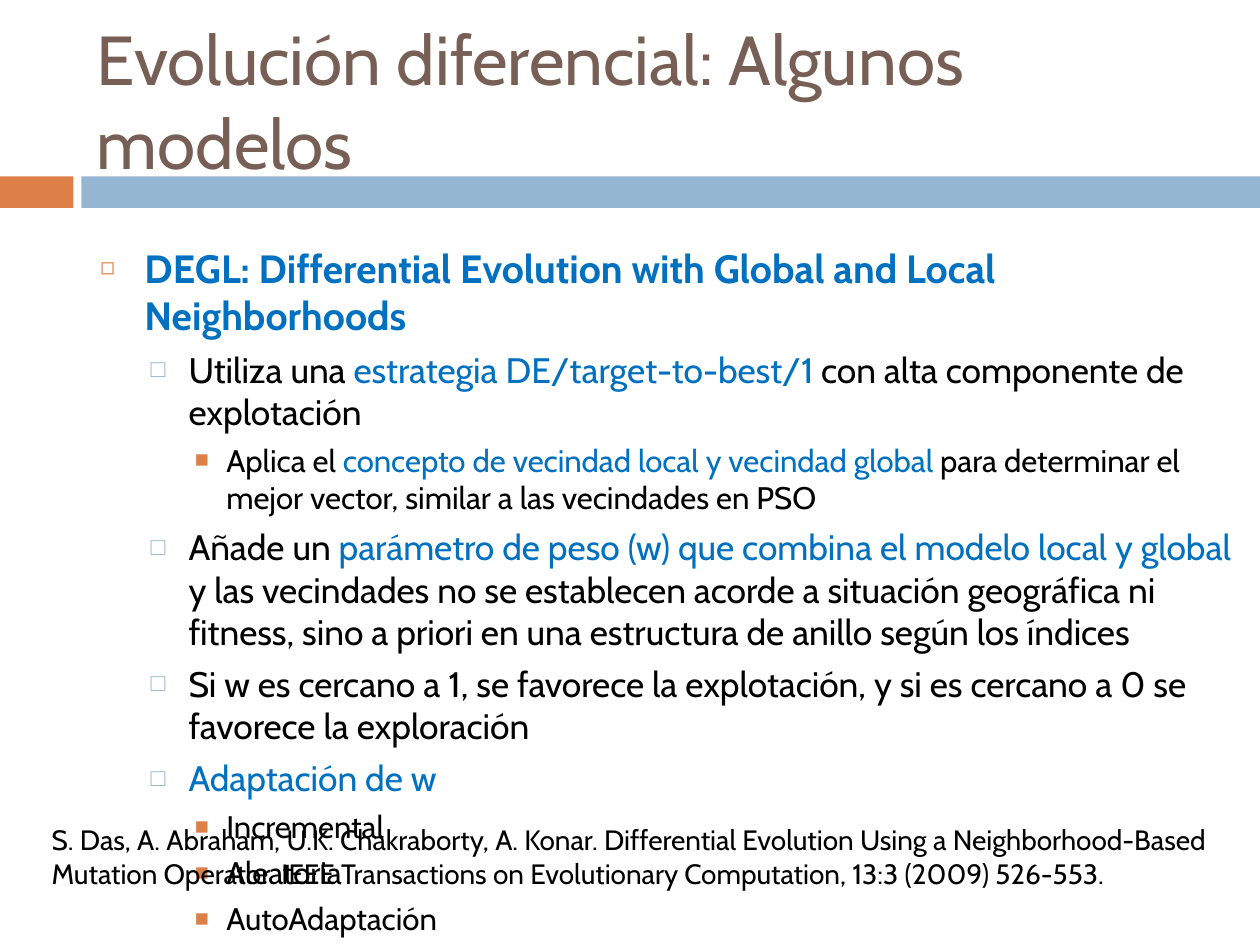
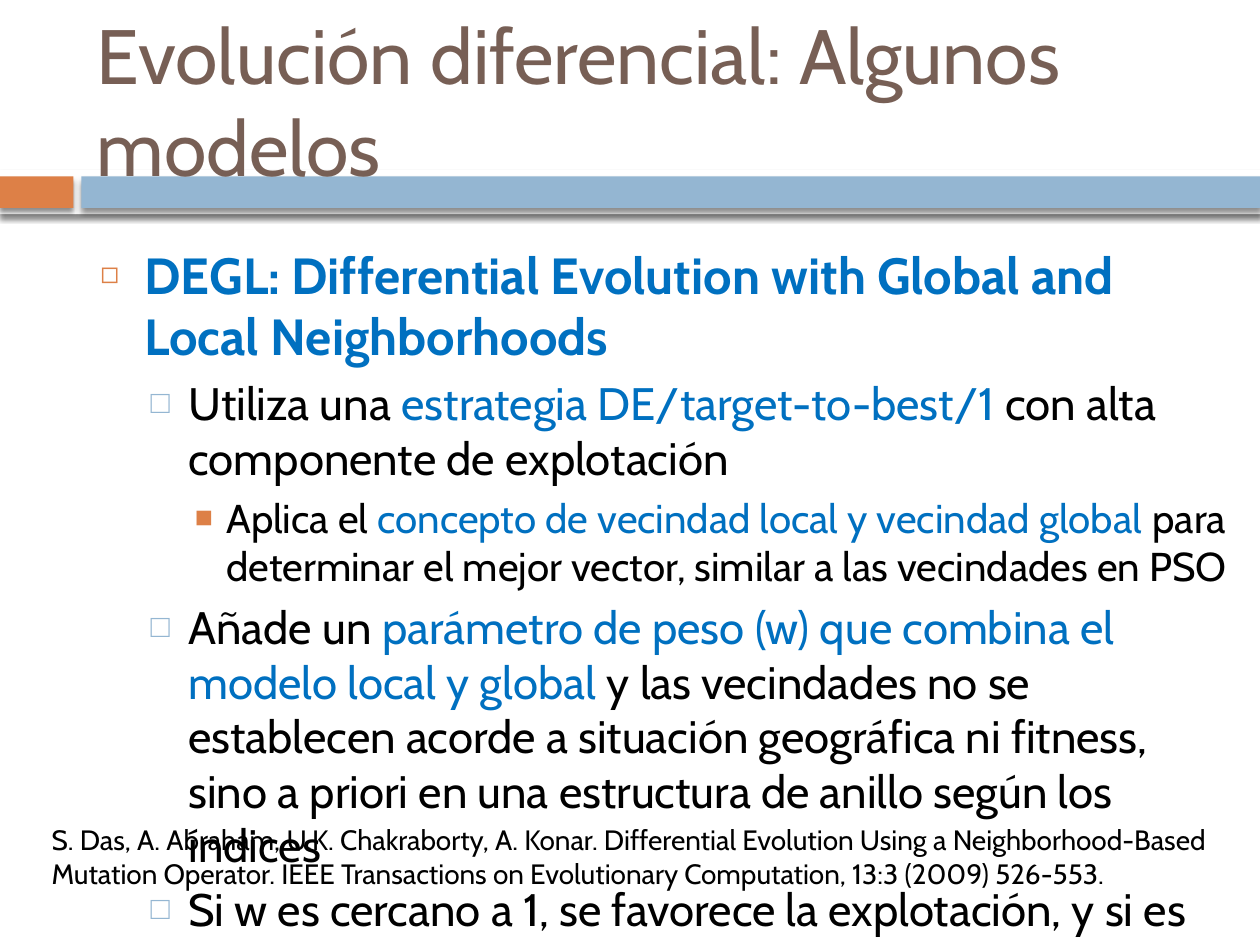
Before and after one commit to cristinaojer/TFG, a slide deck: slide 66 of doc/PSO_DE.pptx. Drawn at 1260x945 pixels with LibreOffice and Linux fonts; fonts in the diff are those of the drawing. Boxes give left, top, right and bottom in pixels: in the first picture for what was removed or moved away, otherwise in the second. Text is boxed around its words. In the diff, an @@ line names an element or a change of style, - is before the commit and + after.

```diff
--- a/doc/PSO_DE.pptx
+++ b/doc/PSO_DE.pptx
@@ text "Evolución diferencial: Algunos modelos" at bbox=[97, 26, 1060, 193]: size 39.6 to 44 pt @@
@@ rectangle at bbox=[0, 176, 73, 208]: shadow on @@
@@ rectangle added at bbox=[0, 170, 1260, 214], fill #FFFFFF @@
@@ rectangle at bbox=[82, 176, 1260, 208]: shadow on @@
@@ text "DEGL: Differential Evolution with Global ..." at bbox=[144, 256, 1226, 937]: size 22.5 to 29 pt in "DEGL: Differential Evolution with Global and Local ..."; size 20.1 to 26 pt in "Utiliza una estrategia DE/target-to-best/1 con alta componen ...", "Añade un parámetro de peso (w) que ...", "Si w es cercano a 1, se ...", "Adaptación de w"; size 17.8 to 23 pt in "Aplica el concepto de vecindad local y ...", "Incremental", "Aleatoria", "AutoAdaptación" @@
```
Also in this commit, not shown: 53 other slides changed, 12 slides added, 12 slides removed, 39 other files.
